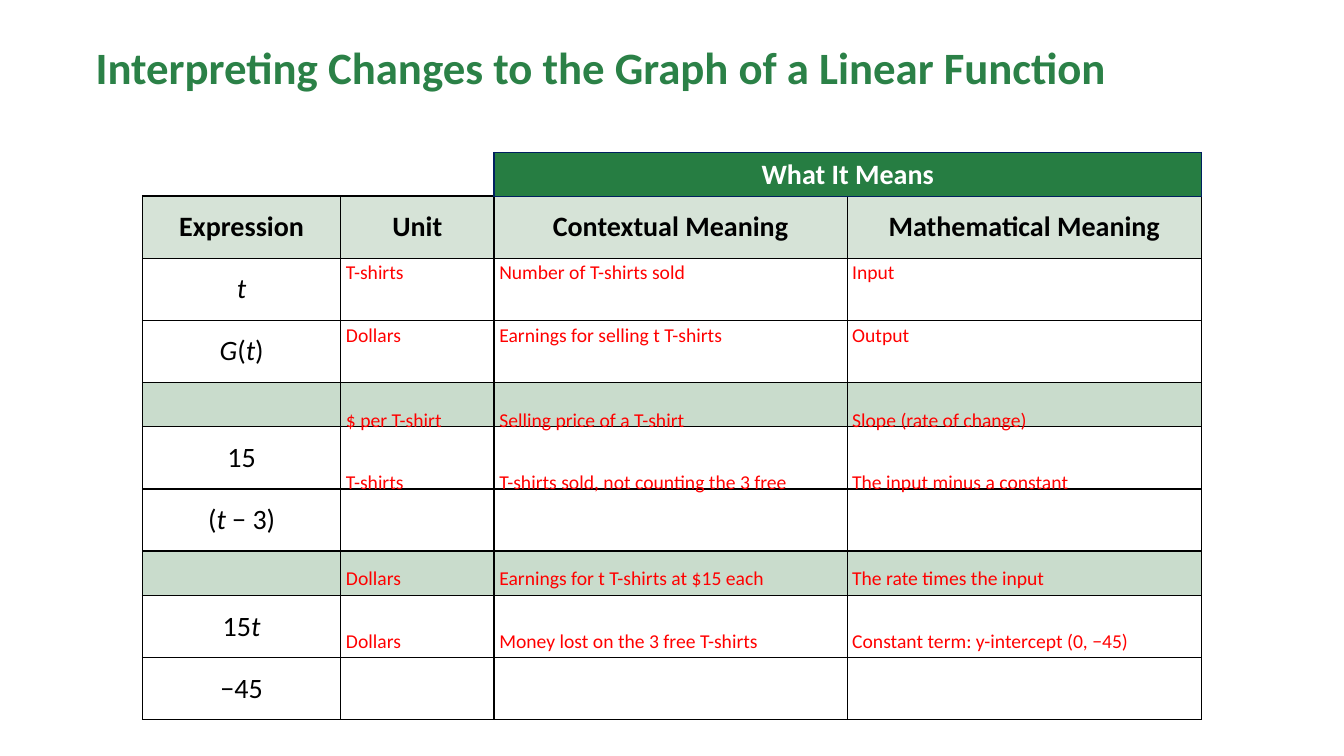
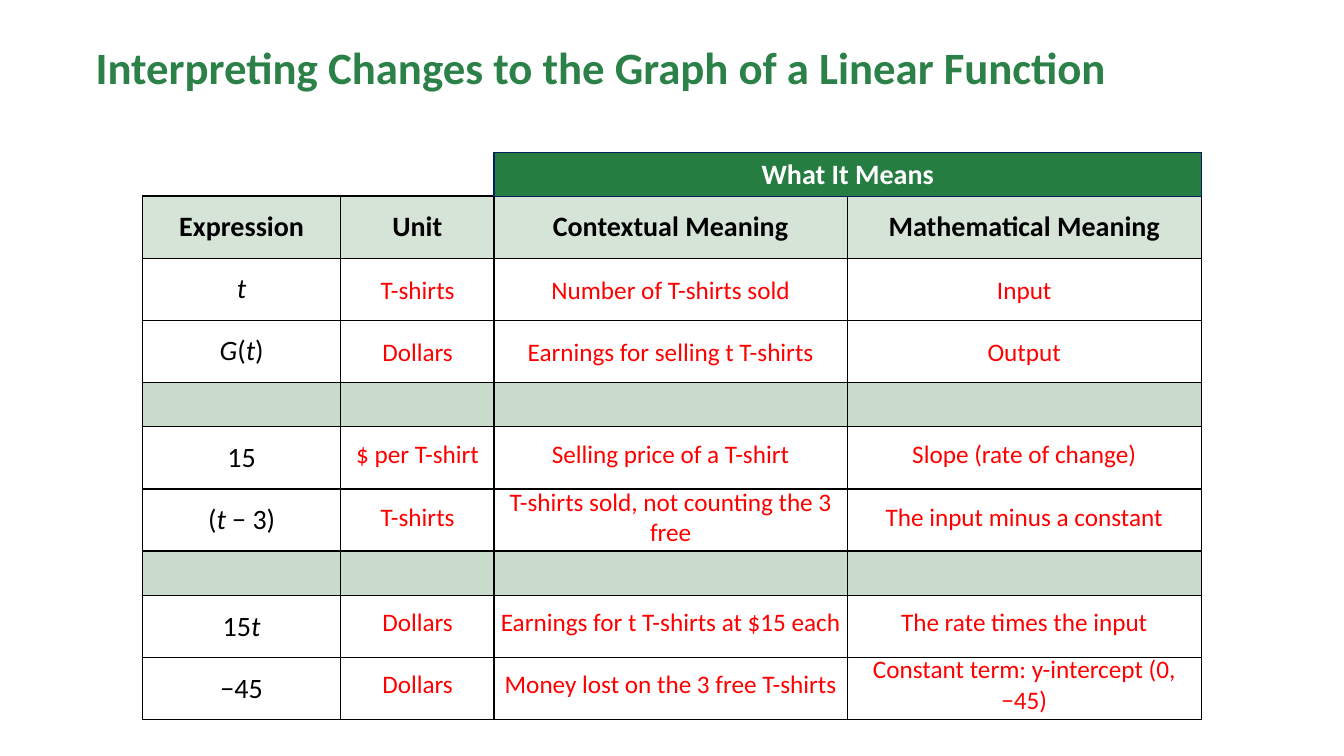
Before and after one commit to Apolloat2022/Algebra1M2U1L4, a slide deck: slide 46 of lesson6/BLMathematics_AlgI_M2_T1_L6_LessonSlides_ENG_with_answers.pptx. Drawn at 1344x756 pixels with LibreOffice and Linux fonts; fonts in the diff are those of the drawing; background and template pictures are left out. Boxes give left, top, right and bottom in pixels: in the first picture for what was removed or moved away, otherwise in the second. Text is boxed around its words. In the diff, an @@ line names an element or a change of style, - is before the commit and + after.

```diff
--- a/lesson6/BLMathematics_AlgI_M2_T1_L6_LessonSlides_ENG_with_answers.pptx
+++ b/lesson6/BLMathematics_AlgI_M2_T1_L6_LessonSlides_ENG_with_answers.pptx
@@ 6 texts: place and size @@
-6 texts at [346,413,1068,493]
+6 texts at [375,444,1162,541]
@@ size 14 to 18 pt; alignment left to centre; vertical alignment top to middle in 18 elements at [381,281,455,300], [551,281,789,300], [997,282,1051,303], [988,344,1061,365], [528,343,813,366], [382,343,453,362], [912,444,1136,468], [552,445,789,468], [375,445,479,467], [886,508,1162,530], [510,493,831,541], [381,508,455,527], [382,675,453,694], [505,675,836,697], [873,659,1176,713], [901,613,1147,635], [501,613,840,636], [382,613,453,632] @@
@@ 6 texts: place and size @@
-6 texts at [346,571,1128,651]
+6 texts at [382,613,1176,713]
```
Also in this commit, not shown: 12 other slides changed, 1 other file.
